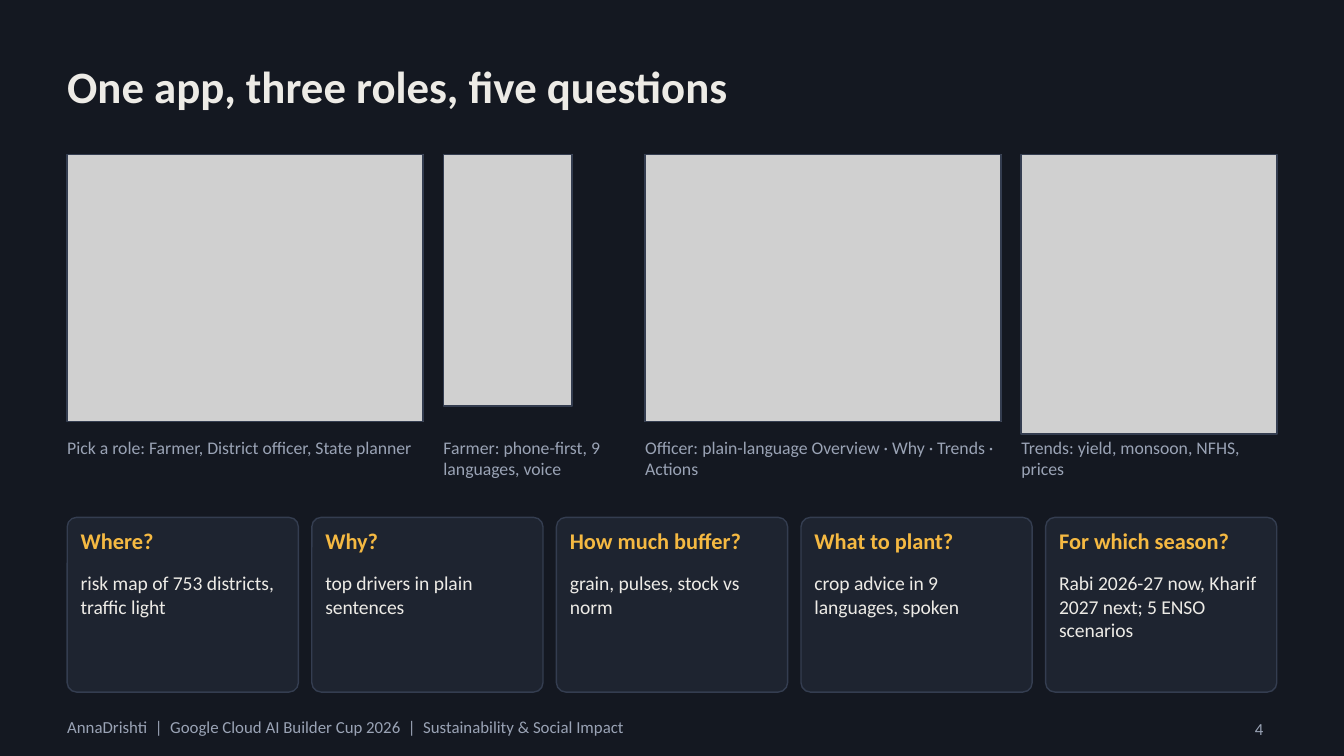
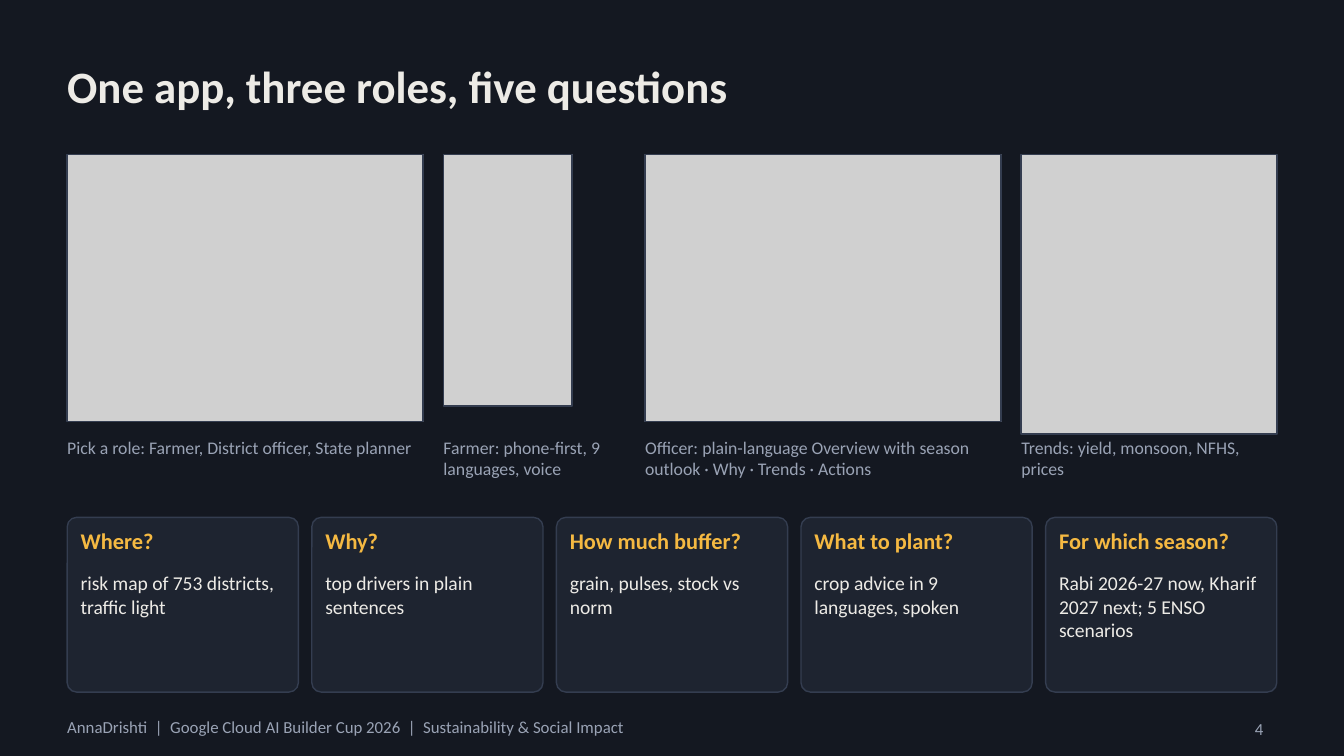
Before and after one commit to mesaketk/annadrishti, a slide deck: slide 4 of docs/AnnaDrishti_deck.pptx. Drawn at 1344x756 pixels with LibreOffice and Linux fonts; fonts in the diff are those of the drawing; grey boxes stand for pictures. Boxes give left, top, right and bottom in pixels: in the first picture for what was removed or moved away, otherwise in the second. Text is boxed around its words. In the diff, an @@ line names an element or a change of style, - is before the commit and + after.

Commit message:
Deck: colour-blind palette screenshots, Vertex wording, NREGA

```diff
--- a/docs/AnnaDrishti_deck.pptx
+++ b/docs/AnnaDrishti_deck.pptx
@@ text at (645, 441, 970, 478): text changed @@
-Officer: plain-language Overview · Why · Trends · Actions
+Officer: plain-language Overview with season outlook · Why · Trends · Actions
```
Also in this commit, not shown: 6 other slides changed, 2 other files.
